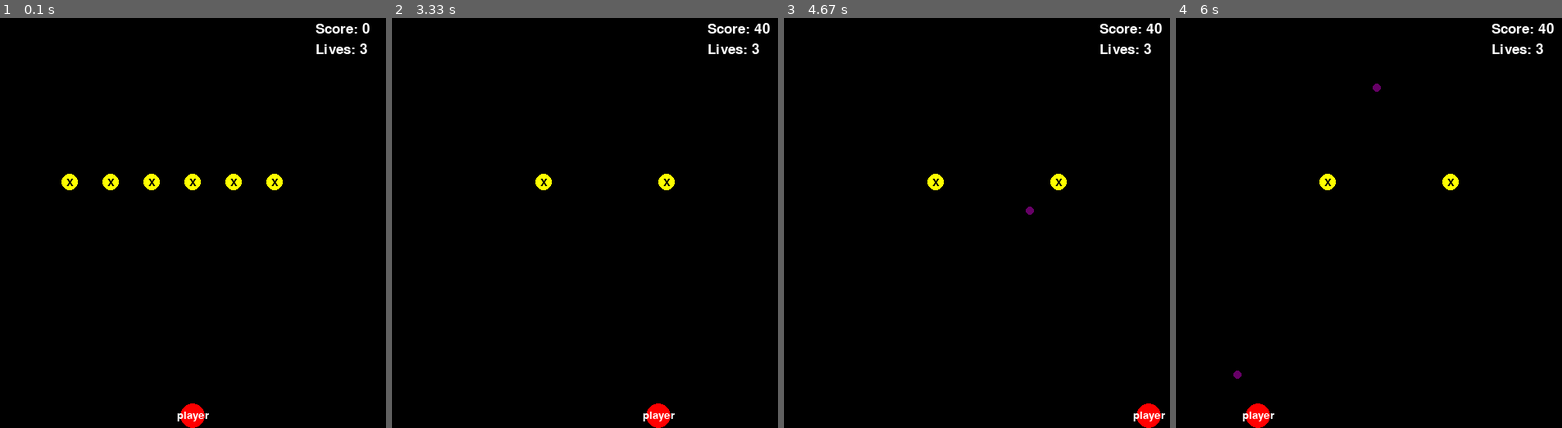
Above: before the commit, frames 1-4 (left to right).
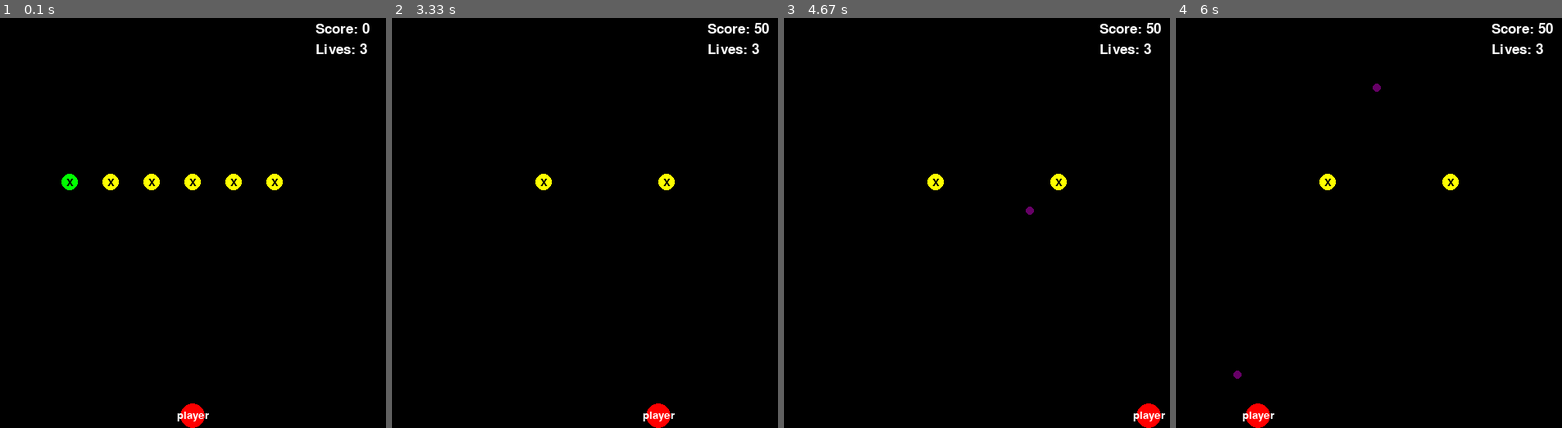
Above: after the commit, the same moments.

Repository: Timhobson-source/space-invaders-pygame
Game: pygame game, started from main.py
Two runs of this game, one before a commit and one after it. Both use one fixed random seed, a clock stepped at 60 frames per second and the inputs below.
Inputs:
- Up to frame 1 (0.1 s): no input
- Up to frame 2 (3.33 s): tap Space at 0.33, 0.73, 1.03, 1.23, 1.53, 1.73, 2.03, 2.3, 2.73, 3.03 s; hold Right 0.67-1.13 s; hold Right 1.17-1.63 s; hold Left 1.67-2.2 s; hold Left 2.23-2.63 s; hold Right 2.67-3.3 s
- Up to frame 3 (4.67 s): hold Left 3.33-3.8 s; tap Space at 3.4, 3.7, 3.9, 4.2, 4.4 s; hold Right 3.83-4.3 s; hold Right from 4.33 s (still down)
- Up to frame 4 (6 s): tap Space at 4.7, 4.9, 5.2, 5.47, 5.9 s; release Right at 4.8 s; hold Left 4.83-5.37 s; hold Left 5.4-5.8 s; hold Right from 5.83 s (still down)

The runs differ from the first frame. In frame 1, 0.1% of the frame differs, in the area x 15-21%, y 38-42%; in frame 2, less than 0.1%; in frame 3, less than 0.1%; in frame 4, less than 0.1%.

Commit message:
shooting enemy sound and frequency fix

Diff:
--- a/config/conf.yaml
+++ b/config/conf.yaml
@@ -6,9 +6,15 @@
   top_vertical_buffer: 70
   bottom_vertical_buffer: 0
 
-bullet:
-  speed: 25
-  radius: 5
+player:
+  bullet:
+    speed: 25
+    radius: 5
 
 enemy:
-  point_value: 10
+  standard_point_value: 10
+  shooter_point_value: 20
+  shooting_frequency: 0.2
+  bullet:
+    speed: 10
+    radius: 3
--- a/main.py
+++ b/main.py
@@ -19,8 +19,9 @@
     screen_handler.create_score_box(400, 5, window)
     screen_handler.create_player(250, window.get_height(
     ) - 15 - config['window']['bottom_vertical_buffer'], 25, 15, window)
-    for i in range(6):
-        screen_handler.create_enemy(100 + i*50, 200, 25, 10, window)
+    screen_handler.create_shooting_enemy(100, 200, 25, 10, window)
+    for i in range(1, 6):
+        screen_handler.create_standard_enemy(100 + i*50, 200, 25, 10, window)
 
     running = True
     while running:
--- a/src/screen.py
+++ b/src/screen.py
@@ -7,7 +7,10 @@
 from src.screen_objects import (
     Player,
     PlayerBullet,
+    EnemyBullet,
     Enemy,
+    ShootingEnemy,
+    StandardEnemy,
     ScoreBox,
     ScreenObjectFactory,
     BLACK,
@@ -38,7 +41,7 @@
     def cleanup_off_screen_objects(self):
         offscreen_objects = [
             object for object in self.screen_objects
-            if isinstance(object, PlayerBullet) and object.is_offscreen()
+            if isinstance(object, (PlayerBullet, EnemyBullet)) and object.is_offscreen()
         ]
         for object in offscreen_objects:
             self.remove_screen_object(object)
@@ -67,7 +70,7 @@
                     self.remove_screen_object(enemy)
                     self.remove_screen_object(bullet)
                     self.game_meta.increase_points(
-                        config['enemy']['point_value']
+                        enemy.point_value
                     )
 
     def register_screen_object(self, object):
@@ -81,14 +84,24 @@
         obj = self.screen_object_factory.create(Player, *args)
         self.screen_objects.append(obj)
 
-    def create_enemy(self, x: int, y: int, vel: int, radius: int, window: pygame.Surface):
+    def create_standard_enemy(self, x: int, y: int, vel: int, radius: int, window: pygame.Surface):
         args = [x, y, vel, radius, window]
-        obj = self.screen_object_factory.create(Enemy, *args)
+        obj = self.screen_object_factory.create(StandardEnemy, *args)
         self.screen_objects.append(obj)
 
-    def create_bullet(self, x: int, y: int, vel: int, radius: int, window: pygame.Surface):
+    def create_shooting_enemy(self, x: int, y: int, vel: int, radius: int, window: pygame.Surface):
+        args = [x, y, vel, radius, window]
+        obj = self.screen_object_factory.create(ShootingEnemy, *args)
+        self.screen_objects.append(obj)
+
+    def create_player_bullet(self, x: int, y: int, vel: int, radius: int, window: pygame.Surface):
         args = [x, y, vel, radius, window]
         obj = self.screen_object_factory.create(PlayerBullet, *args)
+        self.screen_objects.append(obj)
+
+    def create_enemy_bullet(self, x: int, y: int, vel: int, radius: int, window: pygame.Surface):
+        args = [x, y, vel, radius, window]
+        obj = self.screen_object_factory.create(EnemyBullet, *args)
         self.screen_objects.append(obj)
 
     def create_score_box(self, x: int, y: int, window: pygame.Surface):
--- a/src/screen_objects.py
+++ b/src/screen_objects.py
@@ -1,5 +1,6 @@
 from abc import ABC, abstractmethod
 import time
+import random
 
 import pygame
 
@@ -7,6 +8,9 @@
 from src.helpers import clip_value
 
 config = get_config()
+
+# TODO - move all constants into a constants file
+# which handles font and sound inits?
 
 # Colours in RGB format
 BLACK = (0, 0, 0)
@@ -14,14 +18,17 @@
 RED = (255, 0, 0)
 YELLOW = (255, 255, 0)
 PURPLE = (102, 0, 102)
-
-SHOOTING_RECOIL_TIME = 0.3  # seconds
+GREEN = (0, 255, 0)
+
+PLAYER_SHOOTING_RECOIL_TIME = 0.3  # seconds
+ENEMY_SHOOTING_RECOIL_TIME = 3  # seconds
+# TODO - ^Make this variable for different levels of difficulty
 
 DEFAULT_FONT = pygame.font.get_default_font()
 
 pygame.mixer.init()
-PLAYER_SHOOT_SOUND = pygame.mixer.Sound(
-    "data/sounds/player-shoot-sound.wav")
+PLAYER_SHOOT_SOUND = pygame.mixer.Sound("data/sounds/player-shoot-sound.wav")
+ENEMY_SHOOT_SOUND = pygame.mixer.Sound("data/sounds/enemy-shoot-sound.wav")
 
 
 class ScreenObjectFactory:
@@ -99,11 +106,6 @@
             self.x -= self.vel
         if keys[pygame.K_RIGHT]:
             self.x += self.vel
-        # remove y move for now
-        # if keys[pygame.K_UP]:
-        #     self.y -= self.vel
-        # if keys[pygame.K_DOWN]:
-        #     self.y += self.vel
         if keys[pygame.K_SPACE]:
             self.shoot(screen_handler)
 
@@ -113,32 +115,71 @@
             config['window']['right_horizontal_buffer']
         self.x = clip_value(self.x, min_x, max_x)
 
-    def shoot(self, screen_handler, bullet_speed=None, bullet_radius=None):
-        if bullet_speed is None:
-            bullet_speed = config['bullet']['speed']
-        if bullet_radius is None:
-            bullet_radius = config['bullet']['radius']
+    def shoot(self, screen_handler):
+        # TODO - move this into init?
+        bullet_speed = config['player']['bullet']['speed']
+        bullet_radius = config['player']['bullet']['radius']
 
         cur_time = time.time()
-        if not self.last_bullet_time or cur_time - self.last_bullet_time > SHOOTING_RECOIL_TIME:
+        if not self.last_bullet_time or (
+                cur_time - self.last_bullet_time > PLAYER_SHOOTING_RECOIL_TIME):
+
             # play shooting sound effect
             pygame.mixer.Sound.play(PLAYER_SHOOT_SOUND)
 
             self.last_bullet_time = cur_time
 
             # create a bullet object
-            screen_handler.create_bullet(
+            screen_handler.create_player_bullet(
                 self.x, self.y, bullet_speed, bullet_radius, self.window)
 
 
 class Enemy(Character):
+    """Trivial class for all enemies to inherit from."""
+    pass
+
+
+class StandardEnemy(Enemy):
 
     color: tuple = YELLOW
     label: str = 'X'
     label_rgb: tuple = BLACK
+    point_value = config['enemy']['standard_point_value']
 
     def update_state(self, screen_handler):
         pass
+
+
+class ShootingEnemy(Enemy):
+
+    color: tuple = GREEN
+    label: str = 'X'
+    label_rgb: tuple = BLACK
+    point_value = config['enemy']['shooter_point_value']
+    shooting_freq = config['enemy']['shooting_frequency']
+
+    def __init__(self, x: int, y: int, vel: int, radius: int, window: pygame.Surface, id: int):
+        self.last_bullet_time = time.time()
+        super().__init__(x, y, vel, radius, window, id)
+
+    def update_state(self, screen_handler):
+        cur_time = time.time()
+        if cur_time - self.last_bullet_time > ENEMY_SHOOTING_RECOIL_TIME:
+            if random.random() < self.shooting_freq:
+                self.shoot(screen_handler)
+            self.last_bullet_time = cur_time
+
+    def shoot(self, screen_handler):
+        # TODO - move this into init?
+        bullet_speed = config['enemy']['bullet']['speed']
+        bullet_radius = config['enemy']['bullet']['radius']
+
+        # play shooting sound effect
+        pygame.mixer.Sound.play(ENEMY_SHOOT_SOUND)
+
+        # create a bullet object
+        screen_handler.create_enemy_bullet(
+            self.x, self.y, bullet_speed, bullet_radius, self.window)
 
 
 class PlayerBullet(Character):
@@ -149,6 +190,31 @@
 
     def update_state(self, screen_handler):
         self.y -= self.vel
+
+    def is_offscreen(self):
+        max_y = self.window.get_height(
+        ) - config['window']['bottom_vertical_buffer']
+        min_y = config['window']['top_vertical_buffer']
+
+        max_x = self.window.get_width(
+        ) - config['window']['right_horizontal_buffer']
+        min_x = config['window']['left_horizontal_buffer']
+
+        if self.y > max_y or self.y < min_y:
+            return True
+        if self.x > max_x or self.x < min_x:
+            return True
+        return False
+
+
+class EnemyBullet(Character):
+
+    color: tuple = WHITE
+    label: str = ''
+    label_rgb: tuple = BLACK
+
+    def update_state(self, screen_handler):
+        self.y += self.vel
 
     def is_offscreen(self):
         max_y = self.window.get_height(
Not shown, added: data/sounds/enemy-shoot-sound.wav
